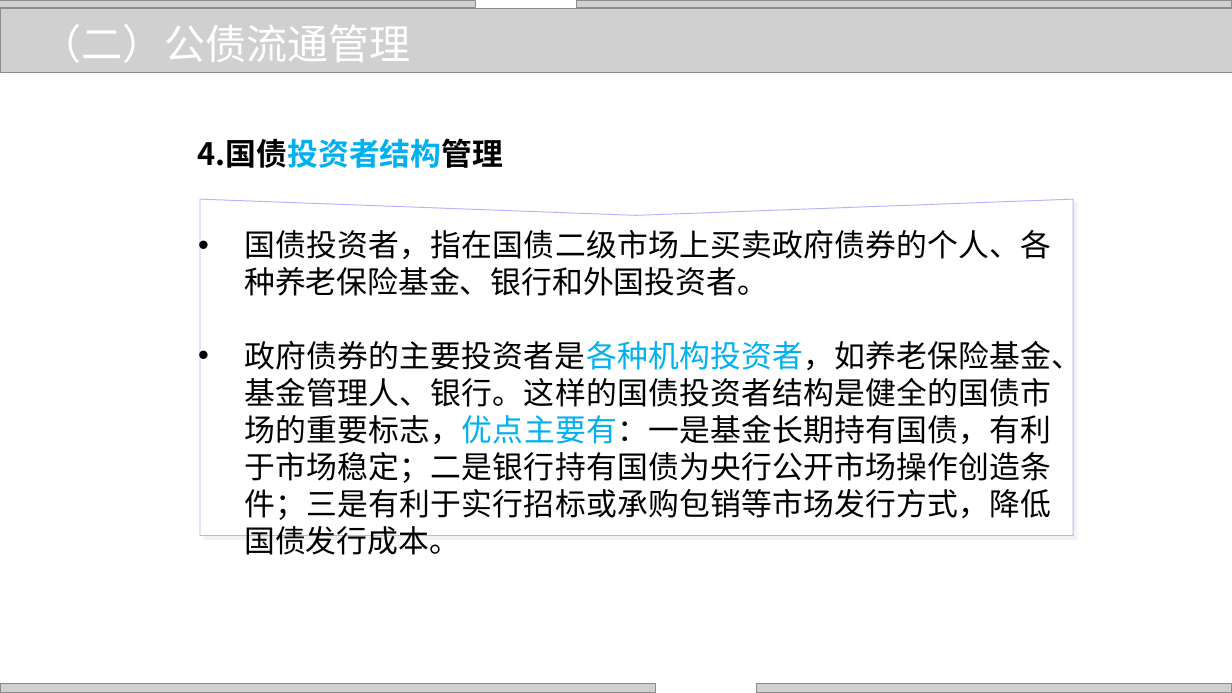
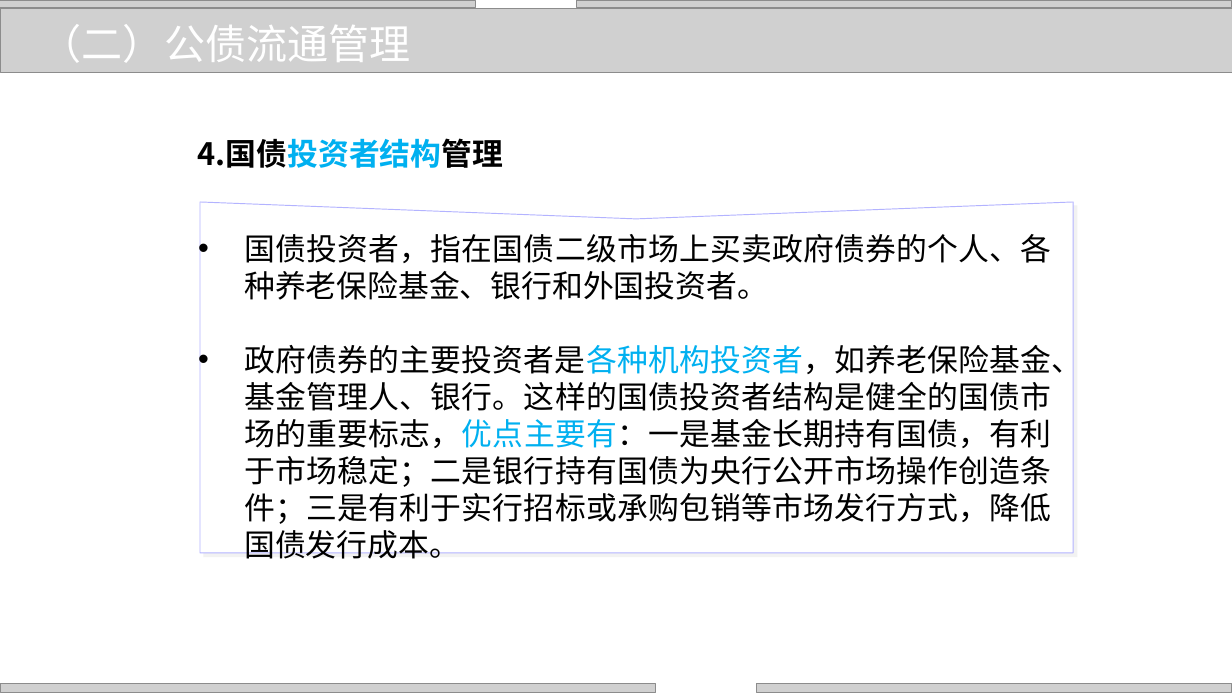
Before and after one commit to zhangjianzhang/internet_credit, a slide deck: slide 37 of files/slides/lecture_13.pptx. Drawn at 1232x693 pixels with LibreOffice and Linux fonts; fonts in the diff are those of the drawing; grey boxes stand for pictures; background and template pictures are left out. Boxes give left, top, right and bottom in pixels: in the first picture for what was removed or moved away, otherwise in the second. Text is boxed around its words. In the diff, an @@ line names an element or a change of style, - is before the commit and + after.

```diff
--- a/files/slides/lecture_13.pptx
+++ b/files/slides/lecture_13.pptx
@@ freeform shape resized from (x1=200, y1=200, x2=1073, y2=536) to (x1=200, y1=202, x2=1073, y2=554) @@
@@ text "国债投资者，指在国债二级市场上买卖政府债券的个人、各种养老保险基金、银行和外国投资者。" moved from (x1=244, y1=230, x2=1082, y2=555) to (x1=244, y1=234, x2=1082, y2=559) @@
```
Also in this commit, not shown: 1 other file.
